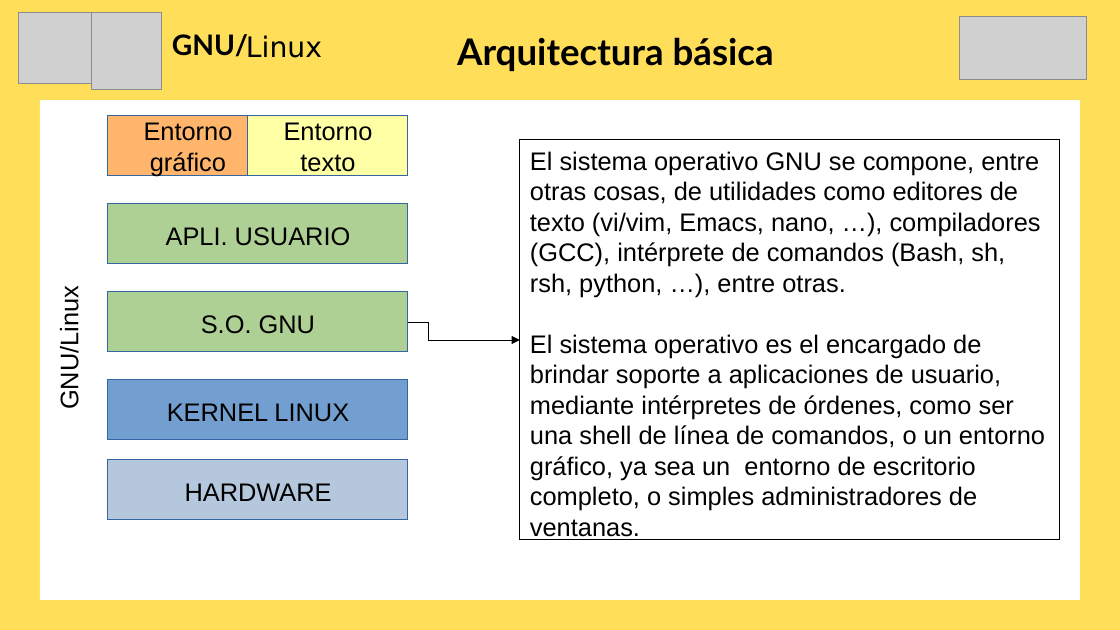
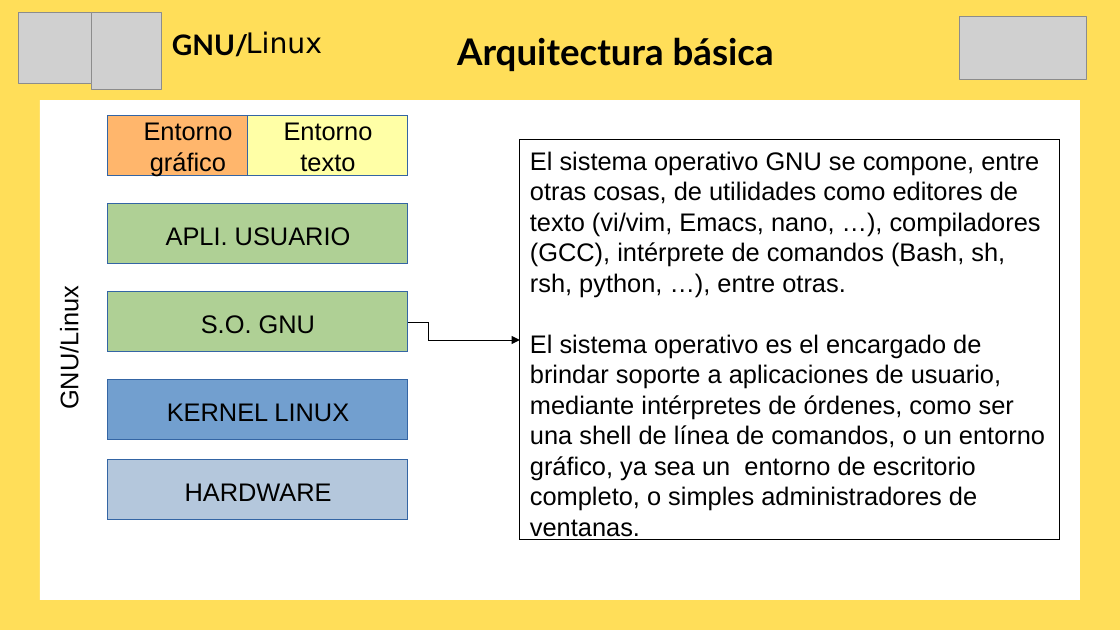
Before and after one commit to marioastur/pildora_linux, a slide deck: slide 12 of presentacion_linux.odp (slide 11 before the commit). Drawn at 1120x630 pixels with LibreOffice and Linux fonts; fonts in the diff are those of the drawing; grey boxes stand for pictures. Boxes give left, top, right and bottom in pixels: in the first picture for what was removed or moved away, otherwise in the second. Text is boxed around its words. In the diff, an @@ line names an element or a change of style, - is before the commit and + after.

```diff
--- a/presentacion_linux.odp
+++ b/presentacion_linux.odp
@@ title "Linux": place and size @@
-title "Linux" at [246,34,322,58]
+title "Linux" at [246,31,322,54]
```
Also in this commit, not shown: 5 other slides changed, 20 slides added, 11 other files.
